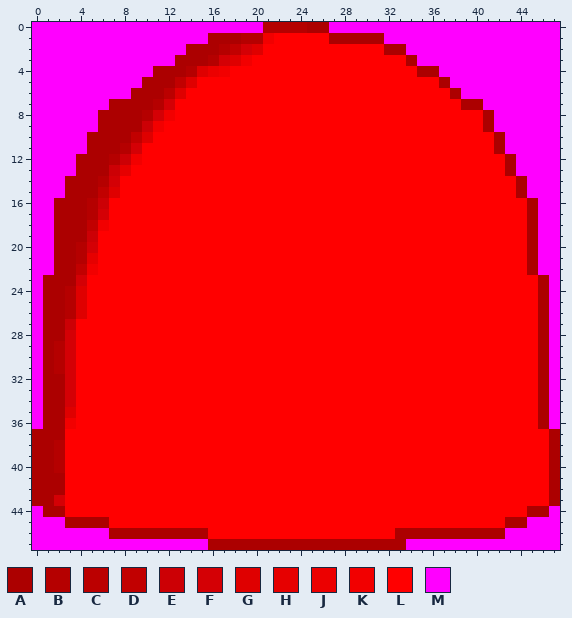
Pixel-art sprite -- images/odyssey/redshield.png. That is the earlier state.
The file is 48x48 pixels. Colours within 5 levels of each other are drawn and written as one.
Palette (. is transparent): A #ac0000  B #b50000  C #bb0000  D #c10000  E #cc0005  F #d40005  G #df0000  H #e60000  J #ec0000  K #f20000  L #ff0000  M #ff00ff
The same view after the edit:
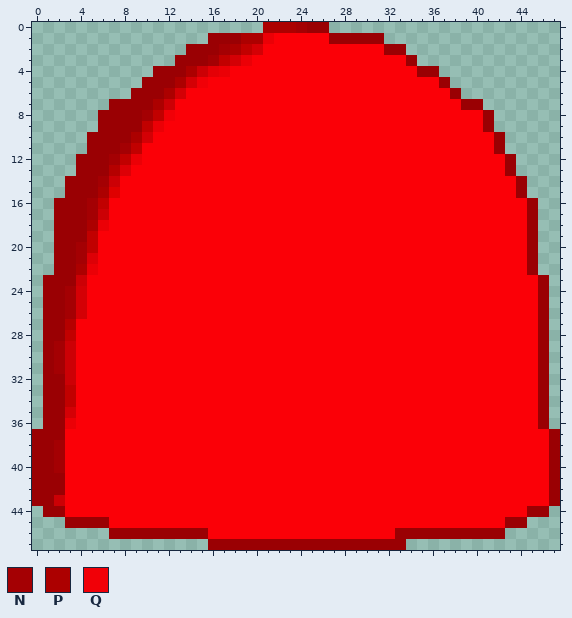
Colours new in this view: N #a40003  P #ac0000  Q #f10007
Change:
@@ palette @@
-A #ac0000
+A #9a0003
-H #e60000
+H #dd0006
-J #ec0000
+J #e40006
-K #f20000
+K #eb0006
-L #ff0000
+L #fb0007
@@ x 0..47 @@
- 0 MMMMMMMMMMMMMMMMMMMMMBBBBAAMMMMMMMMMMMMMMMMMMMMM
- 1 MMMMMMMMMMMMMMMMAAABBKLLLLLAAAAAMMMMMMMMMMMMMMMM
- 2 MMMMMMMMMMMMMMAAABDFGLLLLLLLLLLLAAMMMMMMMMMMMMMM
- 3 MMMMMMMMMMMMMAAABFGKLLLLLLLLLLLLLLAMMMMMMMMMMMMM
- 4 MMMMMMMMMMMAAABGJKLLLLLLLLLLLLLLLLLAAMMMMMMMMMMM
- 5 MMMMMMMMMMAAADGLLLLLLLLLLLLLLLLLLLLLLAMMMMMMMMMM
- 6 MMMMMMMMMAAACGLLLLLLLLLLLLLLLLLLLLLLLLAMMMMMMMMM
- 7 MMMMMMMAAAABFLLLLLLLLLLLLLLLLLLLLLLLLLLAAMMMMMMM
- 8 MMMMMMAAAABFKLLLLLLLLLLLLLLLLLLLLLLLLLLLLAMMMMMM
- 9 MMMMMMAAAAEKLLLLLLLLLLLLLLLLLLLLLLLLLLLLLAMMMMMM
-10 MMMMMAAAADGLLLLLLLLLLLLLLLLLLLLLLLLLLLLLLLAMMMMM
-11 MMMMMAAABFLLLLLLLLLLLLLLLLLLLLLLLLLLLLLLLLAMMMMM
-12 MMMMAAABEKLLLLLLLLLLLLLLLLLLLLLLLLLLLLLLLLLAMMMM
-13 MMMMAAAEHLLLLLLLLLLLLLLLLLLLLLLLLLLLLLLLLLLAMMMM
-14 MMMAAABFLLLLLLLLLLLLLLLLLLLLLLLLLLLLLLLLLLLLAMMM
-15 MMMAAADGLLLLLLLLLLLLLLLLLLLLLLLLLLLLLLLLLLLLAMMM
-16 MMAAABELLLLLLLLLLLLLLLLLLLLLLLLLLLLLLLLLLLLLLAMM
-17 MMAAABFLLLLLLLLLLLLLLLLLLLLLLLLLLLLLLLLLLLLLLAMM
-18 MMAAADKLLLLLLLLLLLLLLLLLLLLLLLLLLLLLLLLLLLLLLAMM
-19 MMAAAELLLLLLLLLLLLLLLLLLLLLLLLLLLLLLLLLLLLLLLAMM
-20 MMAABFLLLLLLLLLLLLLLLLLLLLLLLLLLLLLLLLLLLLLLLAMM
-21 MMAABHLLLLLLLLLLLLLLLLLLLLLLLLLLLLLLLLLLLLLLLAMM
-22 MMAADKLLLLLLLLLLLLLLLLLLLLLLLLLLLLLLLLLLLLLLLAMM
-23 MAAAFLLLLLLLLLLLLLLLLLLLLLLLLLLLLLLLLLLLLLLLLLAM
-24 MAABGLLLLLLLLLLLLLLLLLLLLLLLLLLLLLLLLLLLLLLLLLAM
-25 MAABGLLLLLLLLLLLLLLLLLLLLLLLLLLLLLLLLLLLLLLLLLAM
-26 MAABGLLLLLLLLLLLLLLLLLLLLLLLLLLLLLLLLLLLLLLLLLAM
-27 MAAELLLLLLLLLLLLLLLLLLLLLLLLLLLLLLLLLLLLLLLLLLAM
-28 MAAFLLLLLLLLLLLLLLLLLLLLLLLLLLLLLLLLLLLLLLLLLLAM
-29 MABFLLLLLLLLLLLLLLLLLLLLLLLLLLLLLLLLLLLLLLLLLLAM
-30 MABFLLLLLLLLLLLLLLLLLLLLLLLLLLLLLLLLLLLLLLLLLLAM
-31 MABFLLLLLLLLLLLLLLLLLLLLLLLLLLLLLLLLLLLLLLLLLLAM
-32 MAAFLLLLLLLLLLLLLLLLLLLLLLLLLLLLLLLLLLLLLLLLLLAM
-33 MAAFLLLLLLLLLLLLLLLLLLLLLLLLLLLLLLLLLLLLLLLLLLAM
-34 MAAFLLLLLLLLLLLLLLLLLLLLLLLLLLLLLLLLLLLLLLLLLLAM
-35 MAAGLLLLLLLLLLLLLLLLLLLLLLLLLLLLLLLLLLLLLLLLLLAM
-36 MAAKLLLLLLLLLLLLLLLLLLLLLLLLLLLLLLLLLLLLLLLLLLAM
+ 0 .....................PPPNAA.....................
+ 1 ................AAAPPKLLLLLAAAAA................
+ 2 ..............AAANPDFLLLLLLLLLLLAA..............
+ 3 .............AAANDFKLLLLLLLLLLLLLLA.............
+ 4 ...........AAAPEJKLLLLLLLLLLLLLLLLLAA...........
+ 5 ..........AAAPFQLLLLLLLLLLLLLLLLLLLLLA..........
+ 6 .........AAAPFLLLLLLLLLLLLLLLLLLLLLLLLA.........
+ 7 .......AAAAPELLLLLLLLLLLLLLLLLLLLLLLLLLAA.......
+ 8 ......AAAANDQLLLLLLLLLLLLLLLLLLLLLLLLLLLLA......
+ 9 ......AAAADKLLLLLLLLLLLLLLLLLLLLLLLLLLLLLA......
+10 .....AAAAPFLLLLLLLLLLLLLLLLLLLLLLLLLLLLLLLA.....
+11 .....AAANDLLLLLLLLLLLLLLLLLLLLLLLLLLLLLLLLA.....
+12 ....AAANDKLLLLLLLLLLLLLLLLLLLLLLLLLLLLLLLLLA....
+13 ....AAABHLLLLLLLLLLLLLLLLLLLLLLLLLLLLLLLLLLA....
+14 ...AAANELLLLLLLLLLLLLLLLLLLLLLLLLLLLLLLLLLLLA...
+15 ...AAAPGLLLLLLLLLLLLLLLLLLLLLLLLLLLLLLLLLLLLA...
+16 ..AAANDLLLLLLLLLLLLLLLLLLLLLLLLLLLLLLLLLLLLLLA..
+17 ..AAANELLLLLLLLLLLLLLLLLLLLLLLLLLLLLLLLLLLLLLA..
+18 ..AAAPKLLLLLLLLLLLLLLLLLLLLLLLLLLLLLLLLLLLLLLA..
+19 ..AAADLLLLLLLLLLLLLLLLLLLLLLLLLLLLLLLLLLLLLLLA..
+20 ..AANDLLLLLLLLLLLLLLLLLLLLLLLLLLLLLLLLLLLLLLLA..
+21 ..AANHLLLLLLLLLLLLLLLLLLLLLLLLLLLLLLLLLLLLLLLA..
+22 ..AAPKLLLLLLLLLLLLLLLLLLLLLLLLLLLLLLLLLLLLLLLA..
+23 .AAAELLLLLLLLLLLLLLLLLLLLLLLLLLLLLLLLLLLLLLLLLA.
+24 .AANFLLLLLLLLLLLLLLLLLLLLLLLLLLLLLLLLLLLLLLLLLA.
+25 .AANFLLLLLLLLLLLLLLLLLLLLLLLLLLLLLLLLLLLLLLLLLA.
+26 .AANFLLLLLLLLLLLLLLLLLLLLLLLLLLLLLLLLLLLLLLLLLA.
+27 .AABLLLLLLLLLLLLLLLLLLLLLLLLLLLLLLLLLLLLLLLLLLA.
+28 .AADLLLLLLLLLLLLLLLLLLLLLLLLLLLLLLLLLLLLLLLLLLA.
+29 .ANELLLLLLLLLLLLLLLLLLLLLLLLLLLLLLLLLLLLLLLLLLA.
+30 .ANELLLLLLLLLLLLLLLLLLLLLLLLLLLLLLLLLLLLLLLLLLA.
+31 .ANELLLLLLLLLLLLLLLLLLLLLLLLLLLLLLLLLLLLLLLLLLA.
+32 .AAELLLLLLLLLLLLLLLLLLLLLLLLLLLLLLLLLLLLLLLLLLA.
+33 .AADLLLLLLLLLLLLLLLLLLLLLLLLLLLLLLLLLLLLLLLLLLA.
+34 .AADLLLLLLLLLLLLLLLLLLLLLLLLLLLLLLLLLLLLLLLLLLA.
+35 .AAFLLLLLLLLLLLLLLLLLLLLLLLLLLLLLLLLLLLLLLLLLLA.
+36 .AAKLLLLLLLLLLLLLLLLLLLLLLLLLLLLLLLLLLLLLLLLLLA.
 37 AAALLLLLLLLLLLLLLLLLLLLLLLLLLLLLLLLLLLLLLLLLLLLA
-38 AABLLLLLLLLLLLLLLLLLLLLLLLLLLLLLLLLLLLLLLLLLLLLA
-39 AABLLLLLLLLLLLLLLLLLLLLLLLLLLLLLLLLLLLLLLLLLLLLA
-40 AABLLLLLLLLLLLLLLLLLLLLLLLLLLLLLLLLLLLLLLLLLLLLA
+38 AANLLLLLLLLLLLLLLLLLLLLLLLLLLLLLLLLLLLLLLLLLLLLA
+39 AANLLLLLLLLLLLLLLLLLLLLLLLLLLLLLLLLLLLLLLLLLLLLA
+40 AANLLLLLLLLLLLLLLLLLLLLLLLLLLLLLLLLLLLLLLLLLLLLA
 41 AAALLLLLLLLLLLLLLLLLLLLLLLLLLLLLLLLLLLLLLLLLLLLA
 42 AAALLLLLLLLLLLLLLLLLLLLLLLLLLLLLLLLLLLLLLLLLLLLA
-43 AAFLLLLLLLLLLLLLLLLLLLLLLLLLLLLLLLLLLLLLLLLLLLLA
-44 MAALLLLLLLLLLLLLLLLLLLLLLLLLLLLLLLLLLLLLLLLLLAAM
-45 MMMAAAALLLLLLLLLLLLLLLLLLLLLLLLLLLLLLLLLLLLAAMMM
-46 MMMMMMMAAAAAAAAALLLLLLLLLLLLLLLLLAAAAAAAAAAMMMMM
-47 MMMMMMMMMMMMMMMMAAAAAAAAAAAAAAAAAAMMMMMMMMMMMMMM
+43 AAELLLLLLLLLLLLLLLLLLLLLLLLLLLLLLLLLLLLLLLLLLLLA
+44 .AALLLLLLLLLLLLLLLLLLLLLLLLLLLLLLLLLLLLLLLLLLAA.
+45 ...AAAALLLLLLLLLLLLLLLLLLLLLLLLLLLLLLLLLLLLAA...
+46 .......AAAAAAAAALLLLLLLLLLLLLLLLLAAAAAAAAAA.....
+47 ................AAAAAAAAAAAAAAAAAA..............
Boxes around the changes in both pictures, in picture pixels (x1, y1, x2, y2):
changed: (32, 22, 560, 550)
